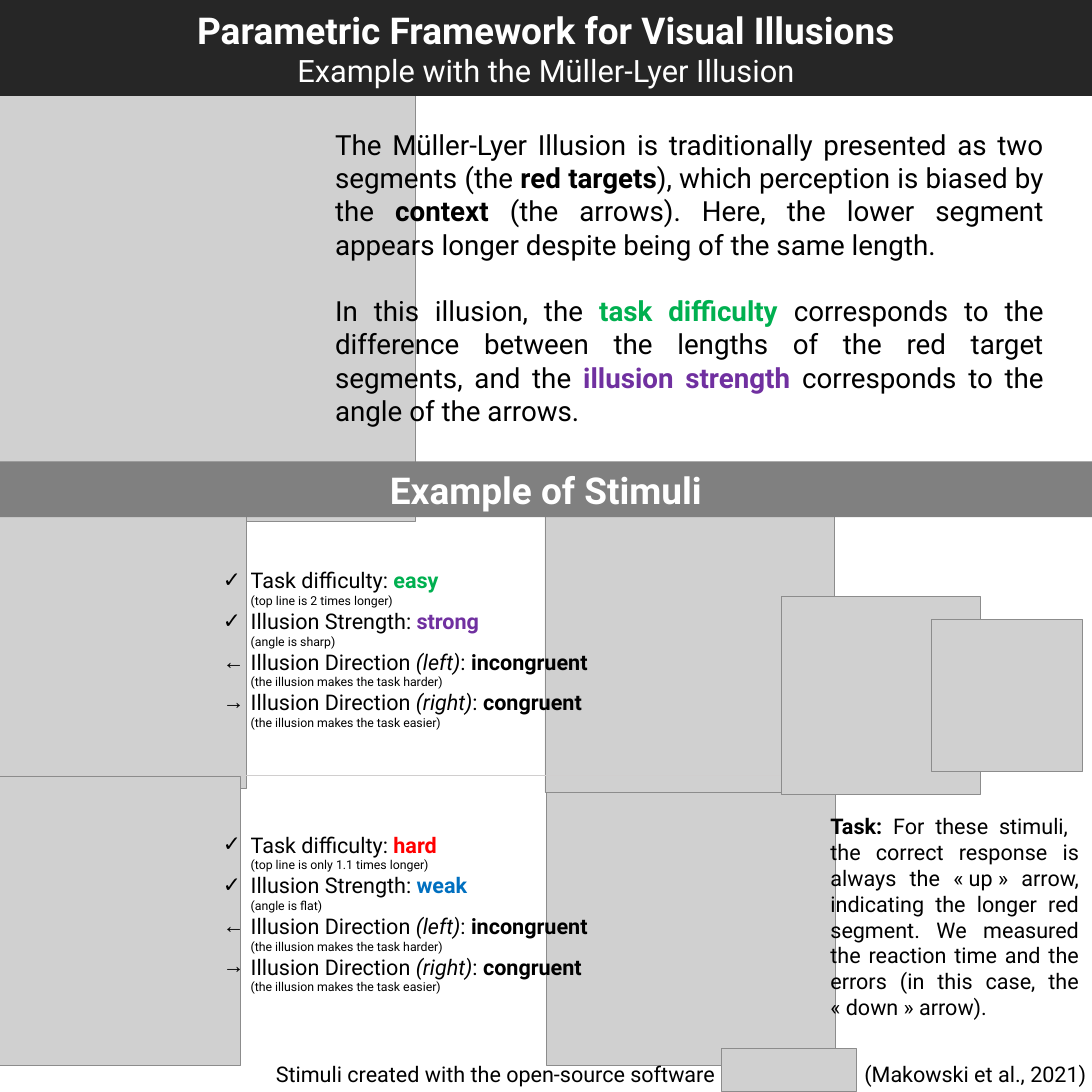
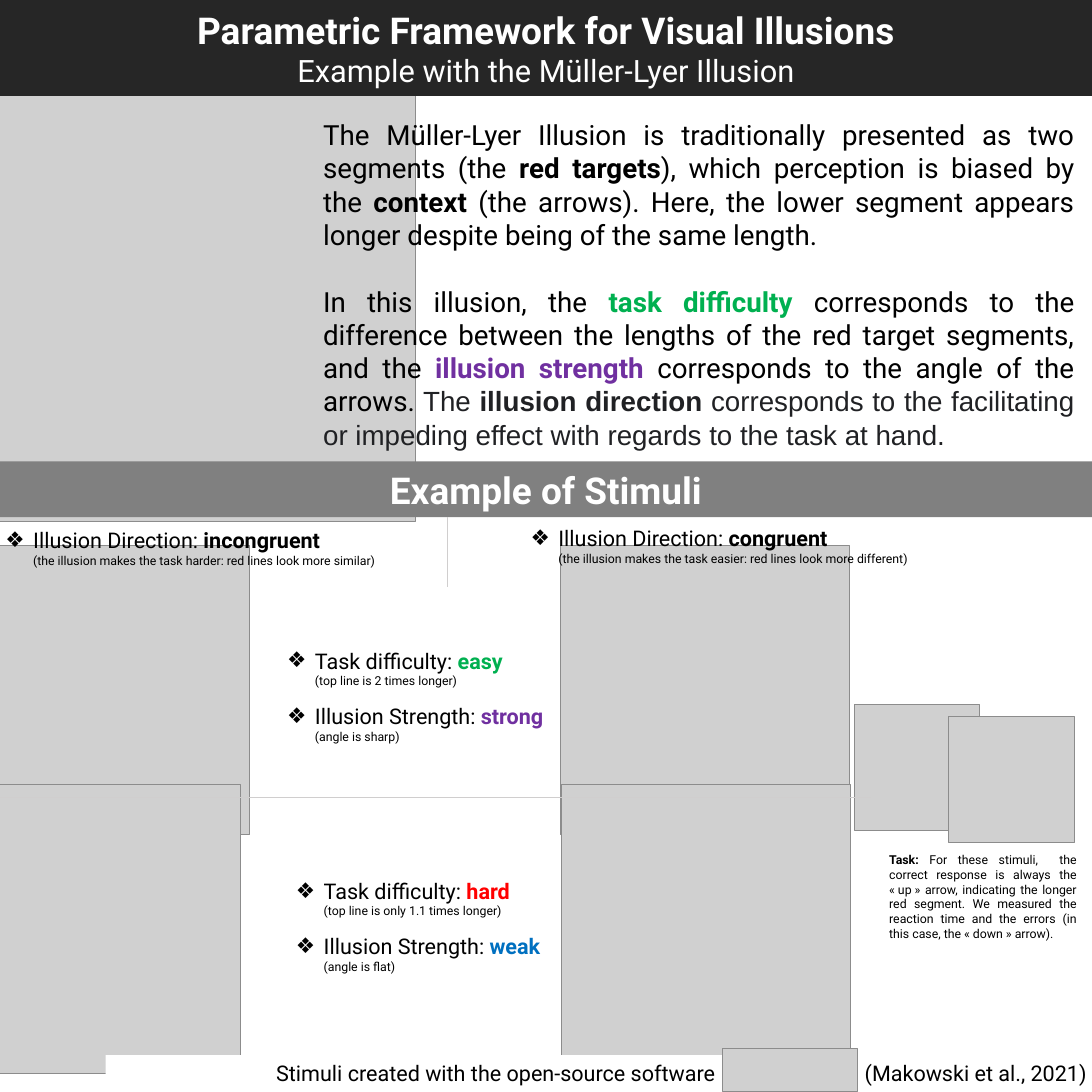
Before and after one commit to RealityBending/IllusionGameValidation, a slide deck: slide 1 of figures/Figure1.pptx. Drawn at 1092x1092 pixels with LibreOffice and Linux fonts; fonts in the diff are those of the drawing; grey boxes stand for pictures. Boxes give left, top, right and bottom in pixels: in the first picture for what was removed or moved away, otherwise in the second. Text is boxed around its words. In the diff, an @@ line names an element or a change of style, - is before the commit and + after.

```diff
--- a/figures/Figure1.pptx
+++ b/figures/Figure1.pptx
@@ text "The Müller-Lyer Illusion is traditionally ...": place and size @@
-text "The Müller-Lyer Illusion is traditionally ..." at [335, 129, 1044, 428]
+text "The Müller-Lyer Illusion is traditionally ..." at [323, 120, 1075, 450]
@@ text at [323, 291, 1074, 450]: text changed @@
-In this illusion, the task difficulty corresponds to the difference between the lengths of the red target segments, and the illusion strength corresponds to the angle of the arrows.
+In this illusion, the task difficulty corresponds to the difference between the lengths of the red target segments, and the illusion strength corresponds to the angle of the arrows. The illusion direction corresponds to the facilitating or impeding effect with regards to the task at hand.
@@ text added at [33, 528, 375, 568], 16 pt, text #000000 @@
+❖ Illusion Direction: incongruent
+(the illusion makes the task harder: red lines look more similar)
@@ line added from (447, 517) to (447, 587), #D0CECE 0.5 pt @@
@@ text added at [558, 526, 907, 566], 16 pt, text #000000 @@
+❖ Illusion Direction: congruent
+(the illusion makes the task easier: red lines look more different)
@@ picture: place and size @@
-picture at [0, 499, 246, 788]
+picture at [0, 546, 250, 835]
@@ text "Task difficulty: easy": place and size @@
-text "Task difficulty: easy" at [251, 571, 588, 730]
+text "Task difficulty: easy" at [315, 652, 543, 744]
@@ picture: place and size @@
-picture at [545, 504, 834, 793]
+picture at [560, 546, 849, 835]
@@ text at [251, 650, 588, 730]: paragraphs removed @@
-← Illusion Direction (left): incongruent
-(the illusion makes the task harder)
-→ Illusion Direction (right): congruent
-(the illusion makes the task easier)
@@ text at [315, 652, 543, 729]: bullet ✓ to ❖ @@
@@ picture: place and size @@
-picture at [781, 596, 980, 795]
+picture at [854, 704, 979, 830]
@@ picture: place and size @@
-picture at [931, 619, 1082, 771]
+picture at [948, 717, 1074, 842]
@@ picture: place and size @@
-picture at [0, 776, 241, 1065]
+picture at [0, 784, 241, 1073]
@@ line moved from (0, 775) - (822, 775) to (0, 797) - (871, 797) @@
@@ picture: place and size @@
-picture at [546, 776, 835, 1065]
+picture at [561, 784, 850, 1073]
@@ text "Task difficulty: hard": place and size @@
-text "Task difficulty: hard" at [251, 836, 588, 994]
+text "Task difficulty: hard" at [324, 882, 541, 974]
@@ text "Task: For these stimuli, the ...": place and size @@
-text "Task: For these stimuli, the ..." at [830, 814, 1079, 1020]
+text "Task: For these stimuli, the ..." at [889, 854, 1077, 941]
@@ text "Task: For these stimuli, the ..." at [889, 854, 1077, 941]: size 28 to 16 pt @@
@@ text at [324, 882, 541, 959]: bullet ✓ to ❖ @@
@@ text at [251, 914, 588, 994]: paragraphs removed @@
-← Illusion Direction (left): incongruent
-(the illusion makes the task harder)
-→ Illusion Direction (right): congruent
-(the illusion makes the task easier)
@@ rectangle "Stimuli created with the open-source ...": place and size @@
-rectangle "Stimuli created with the open-source ..." at [276, 1062, 1086, 1087]
+rectangle "Stimuli created with the open-source ..." at [105, 1055, 1091, 1091]
@@ rectangle "Stimuli created with the open-source ..." at [105, 1055, 1091, 1091]: fill none to #FFFFFF @@
```
Also in this commit, not shown: 1 slide added, 3 other files.
